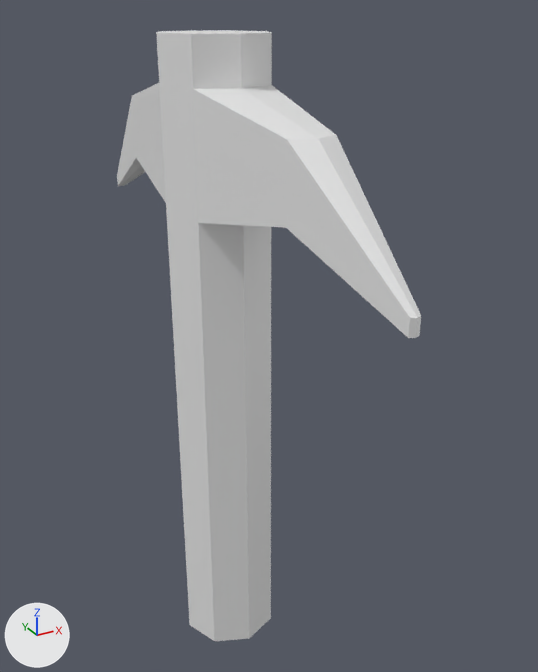
Before and after pictures for a commit that changed the Blender file LD59/Assets/Models/Pickax.blend.
Camera for both pictures: a 50 mm lens placed at (-0.562, -1.213, 1.281), pointed at (0.093, -0.021, 0.685). The lights are fixed; the arrows at lower left show +X, +Y and +Z. The older version comes first.
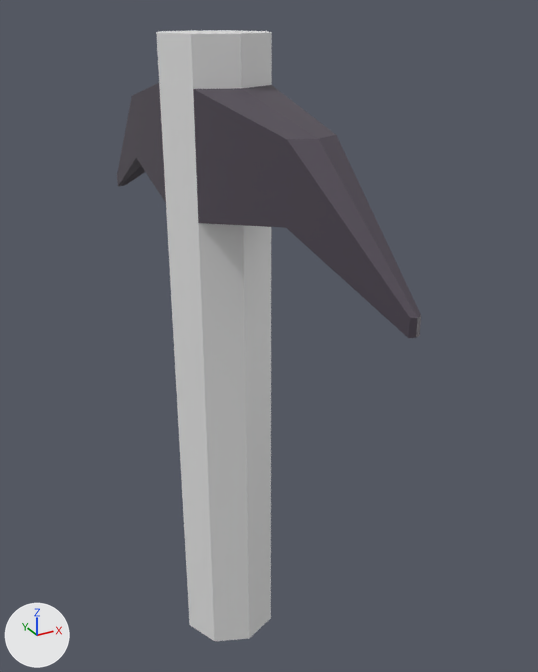
The change, as a list of edits to the scene's bpy script:
```text
Add mat_handle:
    mat_handle = principled_material('Handle')
    mat_handle.base_color = (0.8, 0.8, 0.8)  # white #e7e7e7
Add mat_pick:
    mat_pick = principled_material('Pick')
    mat_pick.base_color = (0.0741, 0.06, 0.0816)  # dark grey #4d4551
Change me_cylinder:
    where me_cylinder.from_pydata(...)  # 56 vertices, 50 faces; spans x -0.1..0.1, y -0.564..0.564, z -0.741..0.5
    used by ob_cylinder; location = (0.0, 0.0, 0.504); rotation_euler = (3.142, 0.0, 0.0), in degrees (180, 0, 0)
    me_cylinder part 1: all 28 faces centred in x -0.056..0.056, y -0.562..0.563, z -0.637..-0.392 switch from no material to mat_pick (dark grey #4d4551)
    add me_cylinder.materials.append(mat_handle)  # white #e7e7e7
```

What differs and where, as boxes [x1, y1, x2, y2] in the pictures (538 x 672 px):
part 1 of me_cylinder, recoloured (white to dark grey): [117, 83, 421, 338] in both
